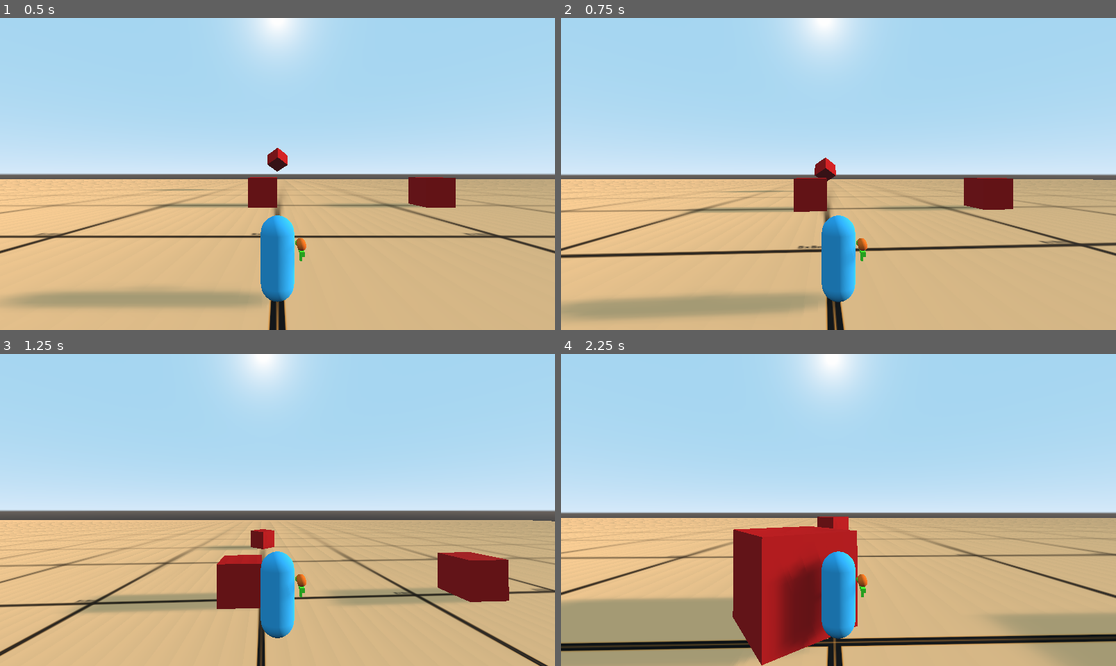
Above: before the commit, frames 1-4 (two rows, left to right).
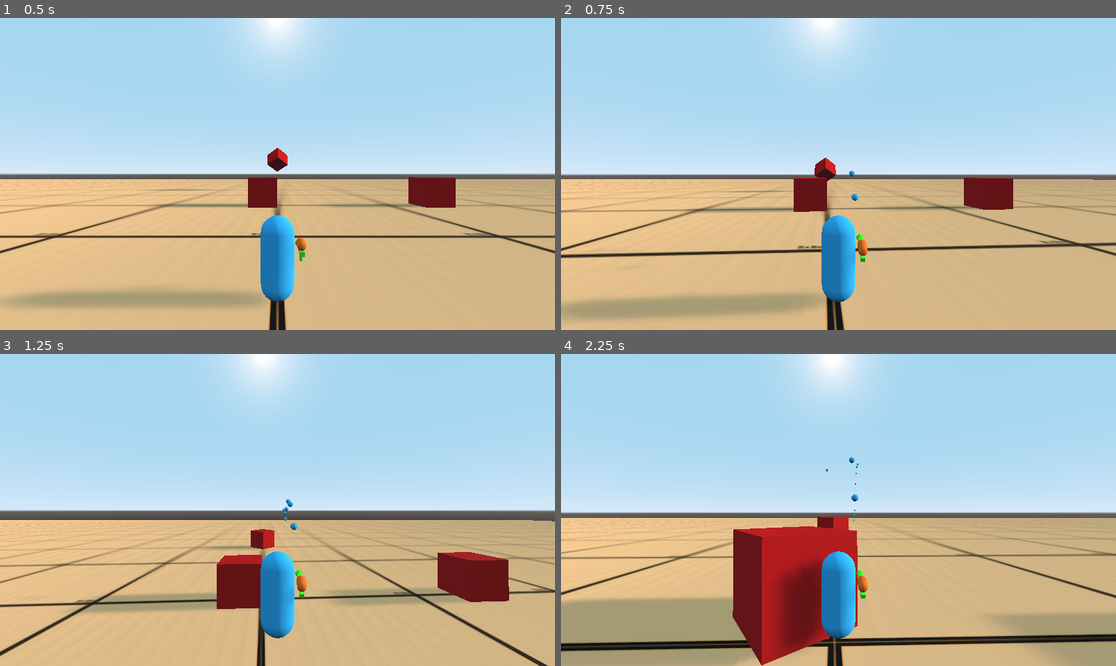
Above: after the commit, the same moments.

Repository: mikatomik/project-s
Game: Godot game, scene res://assets/maps/misc/dev_plane/DevPlane.tscn
Same seed, same stepped clock (60 frames per second), same inputs: the game is played once before the commit and once after it.
Inputs (mouse positions are in pixels of both pictures, inside the frame that each line leads up to):
- Up to frame 1 (0.5 s): no input
- Up to frame 2 (0.75 s): move the mouse to (866, 174) at 0.52 s; press the mouse at (866, 174) at 0.53 s; hold W (forward) from 0.53 s (still down)
- Up to frame 3 (1.25 s): keep holding W (forward); tap Space (jump) at 0.77 s
- Up to frame 4 (2.25 s): keep holding W (forward); move the mouse to (810, 510) at 1.27 s; release the mouse at (810, 510) at 1.28 s; click (810, 510) at 1.35 s; tap Space (jump) at 1.52 s; move the mouse to (849, 503) at 2.02 s; press the mouse at (849, 503) at 2.03 s

Frame 1 is identical in both runs. In frame 2, 0.1% of the frame differs, in the area x 51-56%, y 48-79%; in frame 3, 0.2%, in the area x 50-56%, y 46-79%; in frame 4, 0.2%.

Commit message:
Implement Goo Gun primary fire
Signed-off-by: Malfurious <m@lfurio.us>

Diff:
--- /dev/null
+++ b/assets/characters/base_character/BaseCharacter.gd
@@ -0,0 +1,15 @@
+extends KinematicBody
+
+export var is_firing = false
+export var look_angle = 0
+export var weapon_pitch = 0
+export var weapon_pitch_bias = deg2rad(20)
+
+func _process(_delta):
+	var effective_weapon_pitch = weapon_pitch - weapon_pitch_bias if is_firing else weapon_pitch
+	effective_weapon_pitch = clamp(effective_weapon_pitch, deg2rad(-90), deg2rad(90))
+	$GooGun.is_firing = is_firing
+	$GooGun.look_angle = look_angle
+	$GooGun.weapon_pitch = effective_weapon_pitch
+	$GooGun.rotation.x = effective_weapon_pitch
+	rotation.y = look_angle
--- a/assets/characters/base_character/BaseCharacter.tscn
+++ b/assets/characters/base_character/BaseCharacter.tscn
@@ -1,7 +1,8 @@
-[gd_scene load_steps=5 format=2]
+[gd_scene load_steps=6 format=2]
 
 [ext_resource path="res://assets/weapons/goo_gun/GooGun.tscn" type="PackedScene" id=1]
 [ext_resource path="res://assets/characters/base_character/friendly_material.tres" type="Material" id=2]
+[ext_resource path="res://assets/characters/base_character/BaseCharacter.gd" type="Script" id=3]
 
 [sub_resource type="CapsuleMesh" id=1]
 material = ExtResource( 2 )
@@ -13,6 +14,7 @@
 height = 0.9
 
 [node name="BaseCharacter" type="KinematicBody"]
+script = ExtResource( 3 )
 
 [node name="Body" type="MeshInstance" parent="."]
 transform = Transform( 1, 0, 0, 0, -4.37114e-08, -1, 0, 1, -4.37114e-08, 0, 0, 0 )
--- a/assets/view_model/ViewModel.gd
+++ b/assets/view_model/ViewModel.gd
@@ -46,10 +46,20 @@
 	# Move character.  Param 4 (true) means stop on slopes
 	velocity = character.move_and_slide_with_snap(velocity, snap, Vector3.UP, true)
 
+	# Update character look direction to face towards aiming if firing
+	if Input.is_action_pressed("fire"):
+		character.look_angle = spring_arm.rotation.y
+		character.weapon_pitch = -spring_arm.rotation.x
 	# Update character look direction if moved
-	if move_direction.length() > 0.2:
+	elif move_direction.length() > 0.2:
 		var look_direction = Vector2(-velocity.z, -velocity.x)
-		character.rotation.y = look_direction.angle()
+		character.look_angle = look_direction.angle()
+		character.weapon_pitch = 0
+	else:
+		character.weapon_pitch = 0
+
+	# Handle extra player inputs
+	character.is_firing = Input.is_action_pressed("fire")
 
 func _unhandled_input(event):
 	# Implement mouse aim direction
--- /dev/null
+++ b/assets/weapons/goo_gun/GooGun.gd
@@ -0,0 +1,29 @@
+extends Spatial
+
+export var is_firing = false
+export var fire_rate = 0.1
+export var projectile_spread = 0 #TODO
+export var projectile_scalar = 25
+export var look_angle = 0
+export var weapon_pitch = 0
+
+var time_since_fire = 0
+
+var Bullet = preload("res://assets/weapons/goo_gun/Bullet.tscn")
+
+func _physics_process(delta):
+	if is_firing:
+		time_since_fire += delta
+		if time_since_fire >= fire_rate:
+			time_since_fire -= fire_rate
+			do_fire_projectile()
+	else:
+		time_since_fire = fire_rate
+
+func do_fire_projectile():
+	var bullet = Bullet.instance()
+	$Nozzle.add_child(bullet)
+	bullet.set_as_toplevel(true)
+	var shoot_direction = Vector3.FORWARD.rotated(Vector3.LEFT, weapon_pitch)
+	shoot_direction = shoot_direction.rotated(Vector3.UP, look_angle)
+	bullet.apply_central_impulse(shoot_direction.normalized() * projectile_scalar)
--- a/assets/weapons/goo_gun/GooGun.tscn
+++ b/assets/weapons/goo_gun/GooGun.tscn
@@ -1,7 +1,8 @@
-[gd_scene load_steps=7 format=2]
+[gd_scene load_steps=8 format=2]
 
 [ext_resource path="res://assets/weapons/goo_gun/gun_material.tres" type="Material" id=1]
 [ext_resource path="res://assets/weapons/goo_gun/tank_material.tres" type="Material" id=2]
+[ext_resource path="res://assets/weapons/goo_gun/GooGun.gd" type="Script" id=3]
 
 [sub_resource type="CubeMesh" id=1]
 material = ExtResource( 1 )
@@ -23,6 +24,7 @@
 height = 0.429
 
 [node name="GooGun" type="Spatial"]
+script = ExtResource( 3 )
 
 [node name="Body" type="MeshInstance" parent="."]
 mesh = SubResource( 1 )
